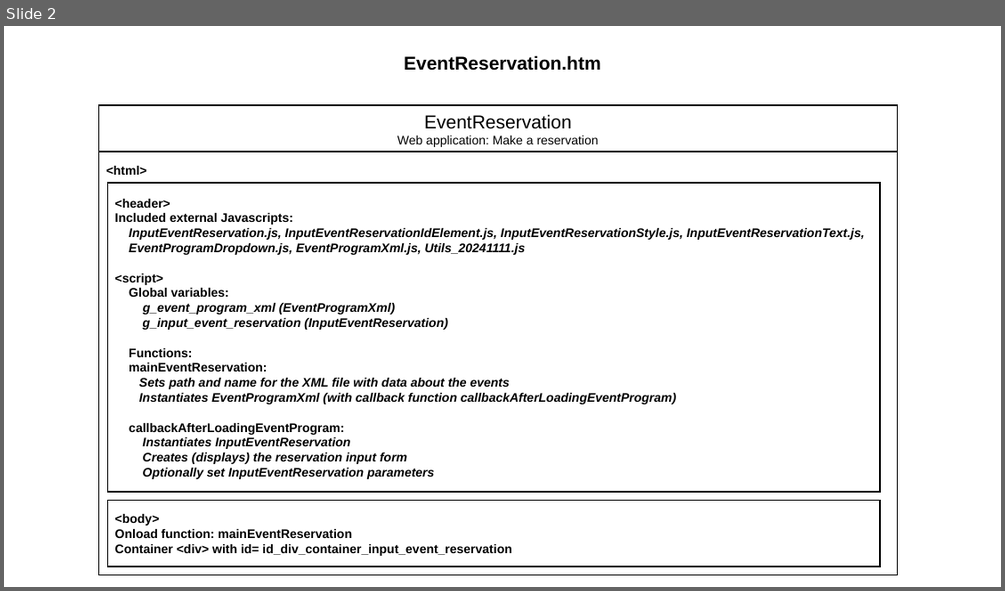
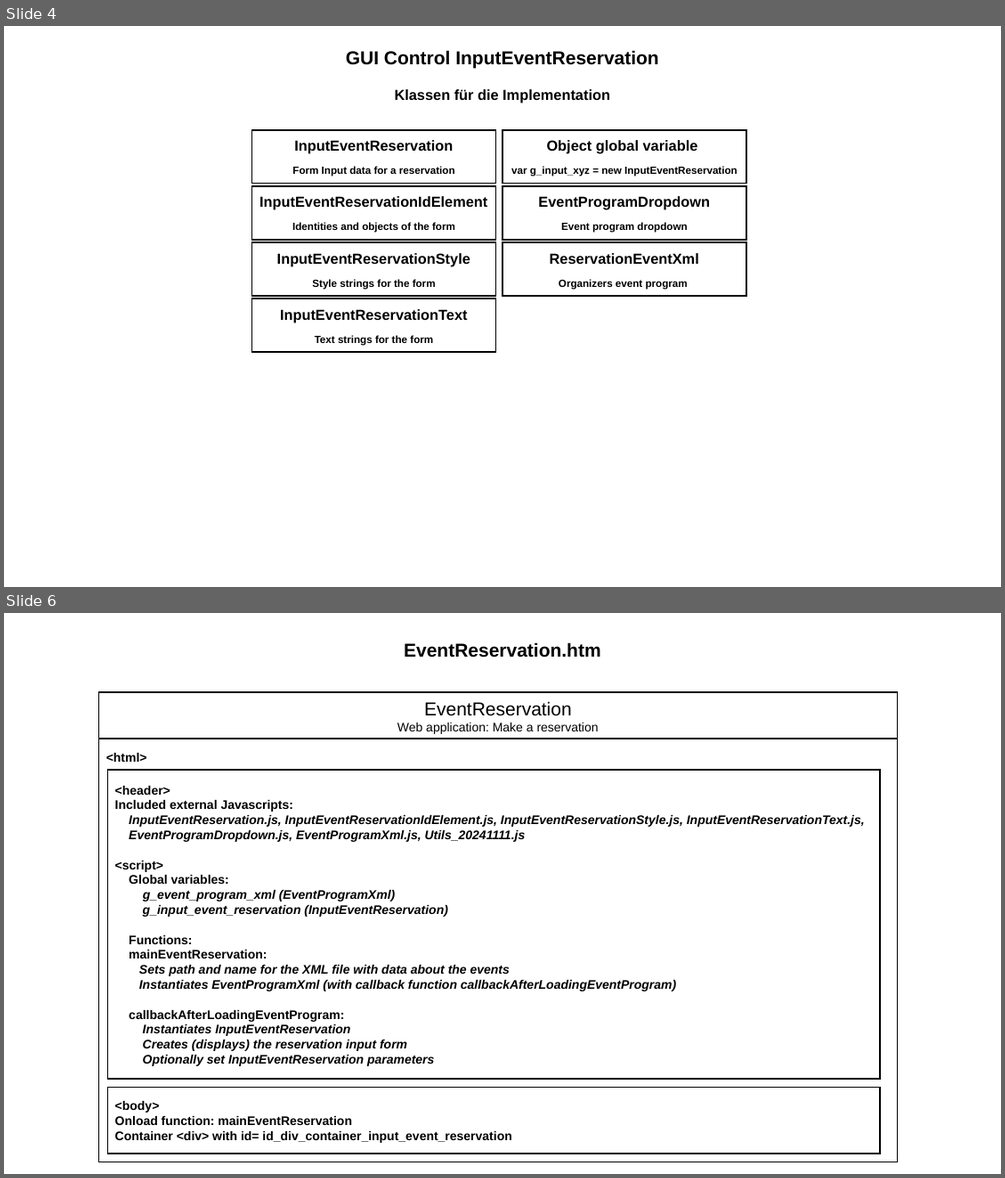
Before and after one commit to JazzLiveAarau/WwwReservationLayout, a slide deck: Description/InputEventReservation.pptx. Shown one above the other, each under a label of ours: slide 2 before the commit, slides 4 and 6 after it; the slides between them are not shown. The pictures are 1005x591 and 1005x1178 pixels, drawn with LibreOffice and Linux fonts; fonts in the diff are those of the drawing. Boxes give left, top, right and bottom in pixels: in the first picture for what was removed or moved away, otherwise in the second. Text is boxed around its words. In the diff, an @@ line names an element or a change of style, - is before the commit and + after.

Commit message:
Text changes

```diff
--- a/Description/InputEventReservation.pptx
+++ b/Description/InputEventReservation.pptx
@@ slide 4 added at (x1=4, y1=26, x2=1001, y2=587), background #FFFFFF @@
@@ text added at (x1=346, y1=50, x2=658, y2=103), 18 pt, text #000000, bold @@
+GUI Control InputEventReservation
+Klassen für die Implementation
@@ rectangle added at (x1=252, y1=130, x2=496, y2=183), outline #000000 1.5 pt, 10 pt, text #000000, bold @@
+InputEventReservation
+Form Input data for a reservation
@@ rectangle added at (x1=502, y1=130, x2=746, y2=183), outline #000000 1.5 pt, 10 pt, text #000000, bold @@
+Object global variable
+var g_input_xyz = new InputEventReservation
@@ rectangle added at (x1=252, y1=186, x2=496, y2=239), outline #000000 1.5 pt, 14 pt, text #000000, bold @@
+InputEventReservationIdElement
+Identities and objects of the form
@@ rectangle added at (x1=502, y1=186, x2=746, y2=239), outline #000000 1.5 pt, 14 pt, text #000000, bold @@
+EventProgramDropdown
+Event program dropdown
@@ rectangle added at (x1=252, y1=242, x2=496, y2=295), outline #000000 1.5 pt, 14 pt, text #000000, bold @@
+InputEventReservationStyle
+Style strings for the form
@@ rectangle added at (x1=502, y1=242, x2=746, y2=295), outline #000000 1.5 pt, 10 pt, text #000000, bold @@
+ReservationEventXml
+Organizers event program
@@ rectangle added at (x1=252, y1=299, x2=496, y2=352), outline #000000 1.5 pt, 14 pt, text #000000, bold @@
+InputEventReservationText
+Text strings for the form
@@ what was slide 2 is now slide 6 @@
```
Also in this commit, not shown: 1 slide changed, 3 other slides added, 4 other files.
